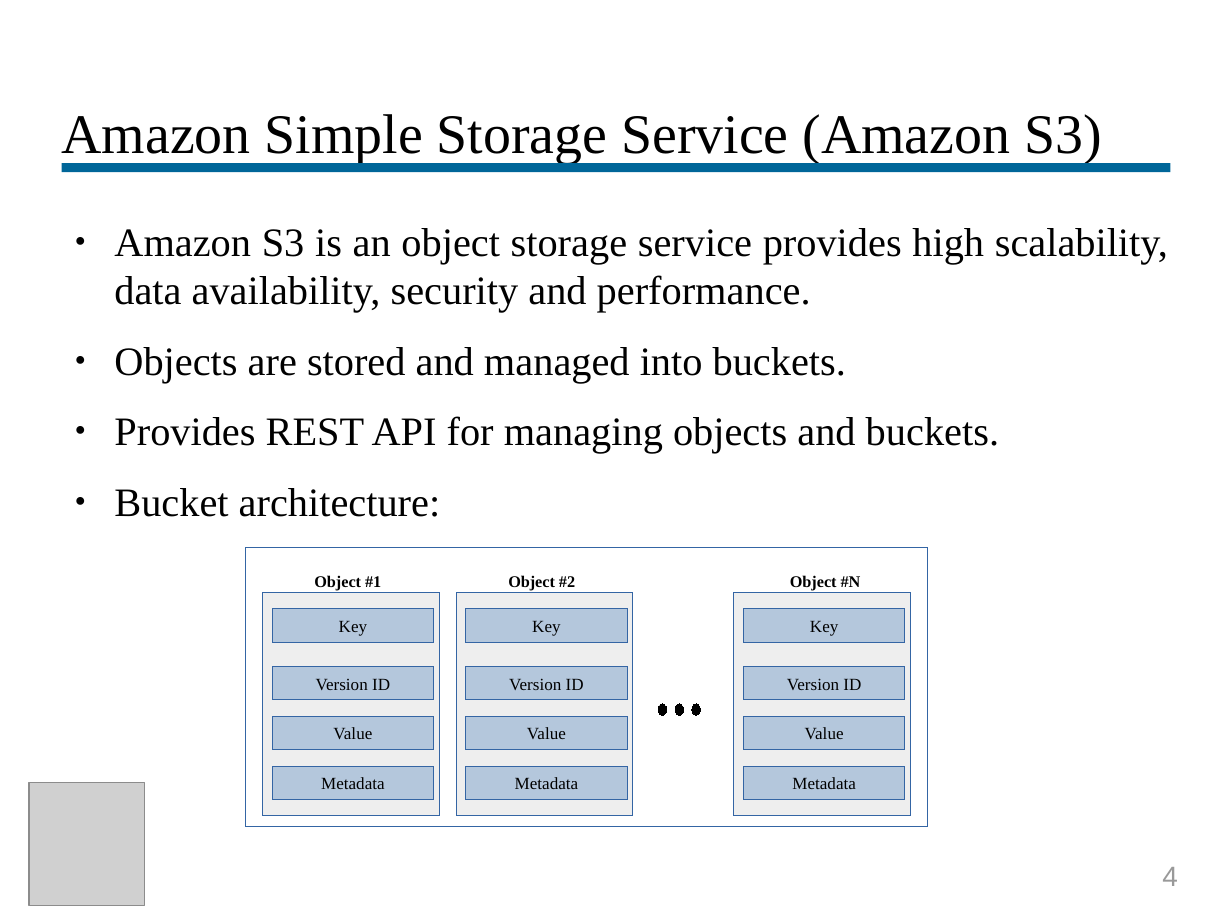
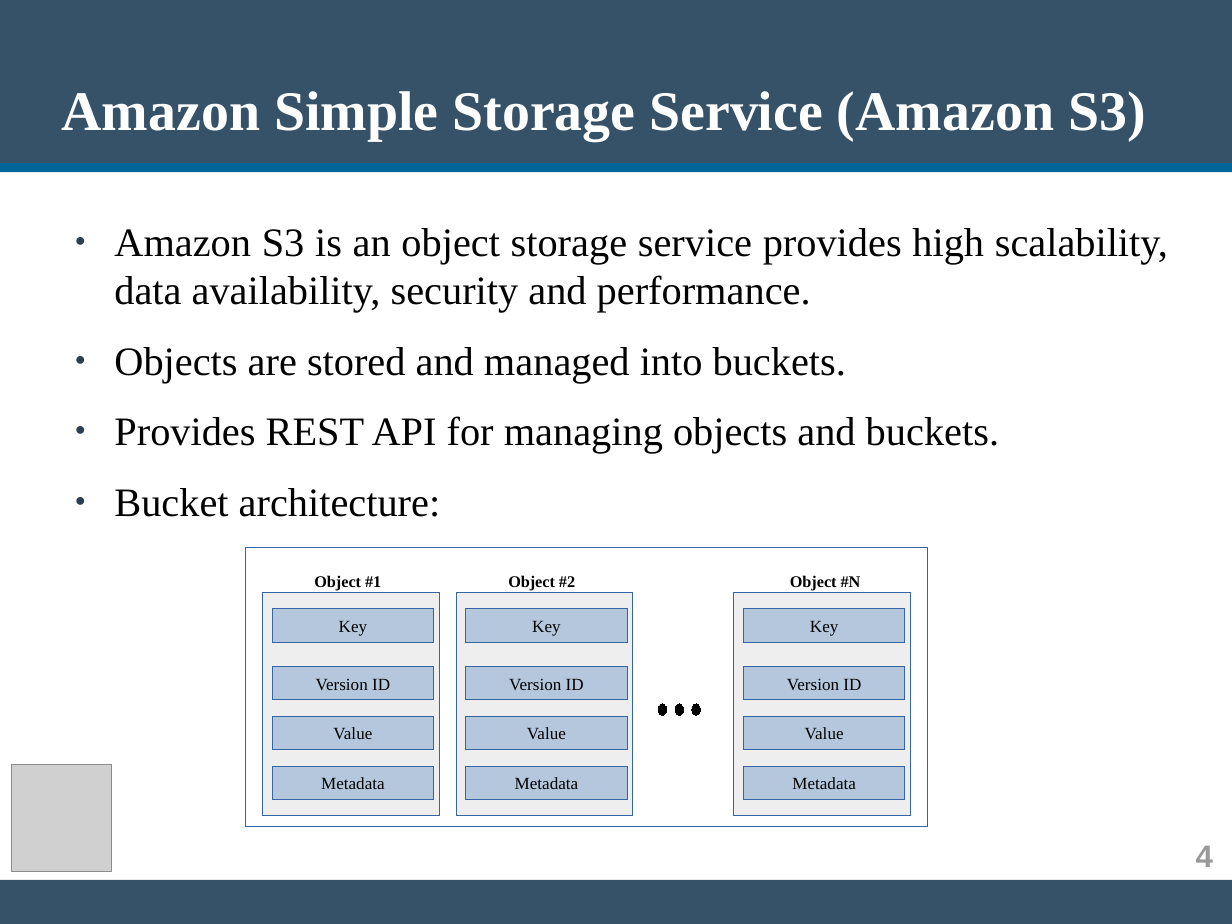
Before and after one commit to vagosdim/MinIO_Security, a slide deck: slide 4 of Deliverable/Presentation.odp. Drawn at 1232x924 pixels with LibreOffice and Linux fonts; fonts in the diff are those of the drawing; grey boxes stand for pictures. Boxes give left, top, right and bottom in pixels: in the first picture for what was removed or moved away, otherwise in the second. Text is boxed around its words. In the diff, an @@ line names an element or a change of style, - is before the commit and + after.

Commit message:
Editing presentation layout

```diff
--- a/Deliverable/Presentation.odp
+++ b/Deliverable/Presentation.odp
@@ rectangle added at (x1=0, y1=0, x2=1232, y2=168), fill #355269 @@
@@ title "Amazon Simple Storage Service (Amazon ..." moved from (x1=62, y1=114, x2=1102, y2=163) to (x1=62, y1=91, x2=1146, y2=141) @@
@@ title "Amazon Simple Storage Service (Amazon ..." at (x1=62, y1=91, x2=1146, y2=141): text colour #000000 to #FFFFFF, bold on @@
@@ line moved from (61, 168) - (1171, 168) to (0, 168) - (1232, 168) @@
@@ text "Amazon S3 is an object ..." at (x1=114, y1=228, x2=1168, y2=517): bullet colour #000000 to #2C3E50 @@
@@ picture resized from (x1=29, y1=783, x2=145, y2=906) to (x1=11, y1=765, x2=112, y2=872) @@
@@ text "4" moved from (x1=1162, y1=867, x2=1178, y2=886) to (x1=1196, y1=846, x2=1213, y2=867) @@
@@ text "4" at (x1=1196, y1=846, x2=1213, y2=867): size 18 to 20 pt, bold on @@
@@ rectangle added at (x1=0, y1=880, x2=1232, y2=923), fill #355269 @@
```
Also in this commit, not shown: 16 other slides changed, 6 other files.
